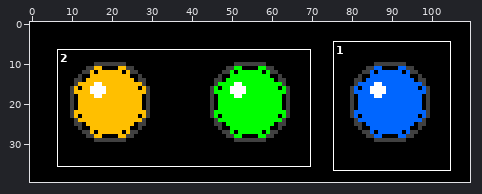
Two states of a animated GIF sprite, assets/images/led/13_all_flash.gif. The picture above shows the old version from afar; the outline marks the close-up.
Close-up. As it was:
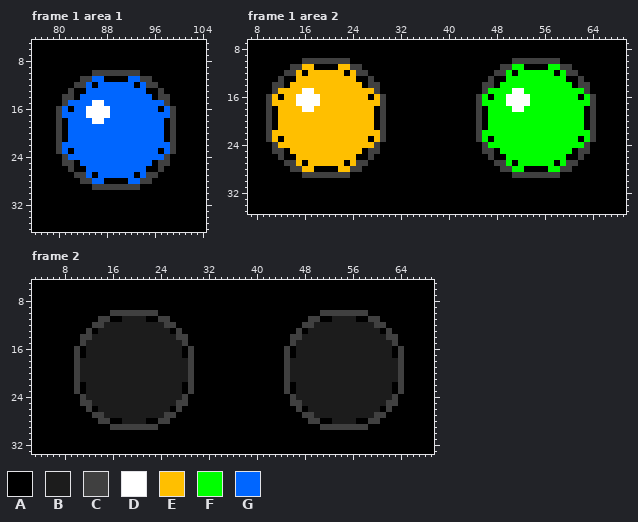
The file is 110x40 pixels, 10 frames. Shown: frame 1 area 1: x 76..104, y 5..36; frame 1 area 2: x 7..69, y 7..35; frame 2: x 3..69, y 5..33. The commit also changed other frames or places, which this record leaves out.
Palette (. is transparent): A #000000  B #1c1c1c  C #404040  D #ffffff  E #ffbf00  F #00ff00  G #0066ff
Now the later version:
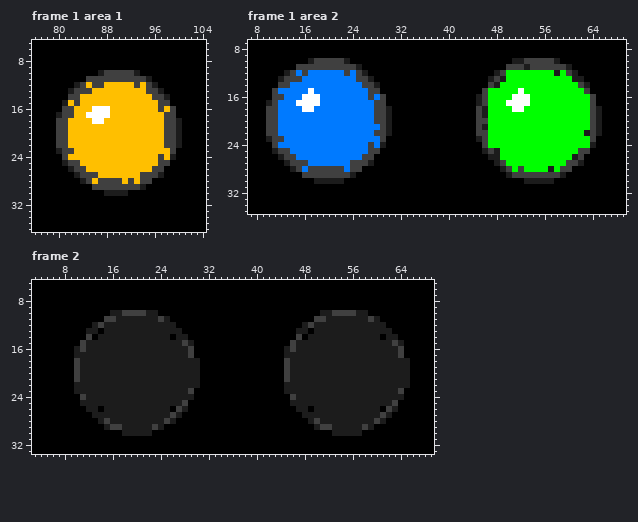
Edits made:
colour E: #ffbf00 -> #007aff
colour G: #0066ff -> #ffbf00
Frame 1 area 1:
y 10: x 86..87 CC -> AB; x 93 C -> B
y 11: x 84 C -> A; x 86..93 GGAAAAGG -> CCCCCCCC; x 95 C -> B
y 12: x 83 C -> B; x 86..87 AG -> CC; x 93 A -> C; x 96 C -> B
y 13: x 82..85 CAAG -> BCCC; x 95..97 AAC -> CCB
y 14: x 81 C -> A; x 83 A -> C; x 96 A -> C; x 98 C -> B
y 15: x 81 C -> B; x 83 G -> C; x 86..87 DD -> GG; x 97 G -> C
y 16: x 80..82 CGA -> ACC; x 85 D -> G; x 97 A -> C
y 17: x 80..82 CGG -> BCC; x 98 G -> C
y 18..21: x 81 A -> C; x 98 A -> C; x 100 A -> B
y 22: x 81 G -> C; x 98 G -> C; x 100 A -> B
y 23: x 80..82 CGA -> BCC; x 97 A -> G
y 24: x 97..99 GCA -> CGB
y 25: x 81 C -> B; x 83 A -> C; x 96 A -> G
y 26: x 82..84 CAA -> BCC; x 95..96 AA -> GC
y 27: x 83 C -> B; x 85..86 GA -> CC; x 93..94 AG -> GC; x 97 A -> B
y 28: x 84 C -> B; x 87..92 GAAAAG -> CCCCGC
y 29: x 94 A -> B
y 30: x 88..91 AAAA -> BBBB
Frame 1 area 2:
y 10: x 16..17 CC -> AB; x 23 C -> B; x 51..52 CC -> BB; x 58 C -> B
y 11: x 14 C -> A; x 16..23 EEAAAAEE -> CCCCCCCC; x 25 C -> B; x 49 C -> A; x 51..58 FFAAAAFF -> CCBCCCCC; x 60 C -> B
y 12: x 13 C -> B; x 16 A -> C; x 23 A -> C; x 26 C -> B; x 48 C -> B; x 51 A -> F; x 58 A -> B; x 61 C -> B
y 13: x 12..15 CAAE -> BCCC; x 25..27 AAC -> CCB; x 47..49 CAA -> BCB; x 60..62 AAC -> FBB
y 14: x 11 C -> A; x 13 A -> C; x 26 A -> C; x 28 C -> B; x 46 C -> A; x 48 A -> B; x 61 A -> F; x 63 C -> B
y 15: x 16 D -> E; x 27 E -> C; x 51 D -> F
y 16: x 10..12 CEA -> ACC; x 15 D -> E; x 27 A -> C; x 45..47 CFA -> BCF; x 50 D -> F; x 62 A -> F
y 17: x 10..11 CE -> BC; x 28 E -> C; x 45..46 CF -> BC
y 18..19: x 11 A -> C; x 28 A -> C; x 30 A -> B; x 46 A -> B; x 63 A -> F; x 65 A -> B
y 20: x 11 A -> C; x 28 A -> C; x 30 A -> B; x 46 A -> C; x 63 A -> F; x 65 A -> B
y 21: x 11 A -> C; x 28 A -> E; x 30 A -> B; x 46 A -> B; x 63 A -> F; x 65 A -> B
y 22: x 11 E -> C; x 28 E -> C; x 30 A -> B; x 46 F -> C; x 63 F -> B; x 65 A -> B
y 23: x 10..12 CEA -> BCC; x 27 A -> E; x 45..47 CFA -> BCF; x 62 A -> F
y 24: x 27..29 ECA -> CEB; x 63..64 CA -> FB
y 25: x 11 C -> B; x 13 A -> C; x 26 A -> E; x 46 C -> B; x 48 A -> B; x 61 A -> F
y 26: x 12..14 CAA -> BCC; x 25..26 AA -> EC; x 47..49 CAA -> BBF; x 60..61 AA -> FB
y 27: x 13 C -> B; x 15..16 EA -> CC; x 23..24 AE -> EC; x 27 A -> B; x 48 C -> B; x 51 A -> F; x 58 A -> F; x 62 A -> B
y 28: x 14 C -> B; x 17..22 EAAAAE -> CCCCCC; x 49 C -> B; x 52..57 FAAAAF -> CFFFFB
y 29: x 24 A -> B; x 50 A -> B; x 59 A -> B
y 30: x 18..22 AAAAA -> BBBBB; x 53..57 AAAAA -> BBBBB
Frame 2:
y 10: x 16..17 CC -> BB; x 22..23 CC -> BB; x 51..52 CC -> BB; x 57..58 CC -> BB
y 11: x 14 C -> A; x 16..17 AA -> CB; x 22..23 AA -> BB; x 25 C -> B; x 49 C -> A; x 51..52 AA -> CB; x 57..58 AA -> BB; x 60 C -> B
y 12: x 13 C -> B; x 25..26 CC -> BB; x 48 C -> B; x 60..61 CC -> BB
y 13: x 12..14 CAB -> BBA; x 26..27 AC -> BB; x 47..49 CAB -> BBA; x 61..62 AC -> BB
y 14: x 11 C -> A; x 13 B -> A; x 26..28 BCC -> ABB; x 46 C -> A; x 48 B -> A; x 61..63 BCC -> ABB
y 15: x 29 A -> B; x 64 A -> B
y 16: x 10..11 CA -> BC; x 28 A -> B; x 45..46 CA -> BC; x 63 A -> B
y 17: x 10..11 CA -> BB; x 28 A -> B; x 45..46 CA -> BB; x 63 A -> B
y 18..21: x 29..30 CA -> BB; x 64..65 CA -> BB
y 22: x 10..11 CA -> BB; x 28..30 ACA -> BBB; x 45..46 CA -> BB; x 63..65 ACA -> BBB
y 23: x 10..11 CA -> BB; x 28 A -> B; x 45..46 CA -> BB; x 63 A -> B
y 24: x 28..29 CA -> BB; x 63..64 CA -> BB
y 25: x 11..12 CC -> BB; x 27 C -> B; x 46..47 CC -> BB; x 62 C -> B
y 26: x 12..14 CAB -> BBA; x 28 A -> B; x 47..49 CAB -> BBA; x 63 A -> B
y 27: x 13..14 CC -> BB; x 25 C -> B; x 27 A -> B; x 48..49 CC -> BB; x 60 C -> B; x 62 A -> B
y 28: x 14 C -> B; x 16..17 AA -> BB; x 22..24 AAC -> BBB; x 26 A -> B; x 49 C -> B; x 51..52 AA -> BB; x 57..59 AAC -> BBB; x 61 A -> B
y 29: x 15 A -> B; x 18..22 CCCCC -> BBBBB; x 24 A -> B; x 50 A -> B; x 53..57 CCCCC -> BBBBB; x 59 A -> B
y 30: x 18..22 AAAAA -> BBBBB; x 53..57 AAAAA -> BBBBB
Changed places in both close-ups, as pixel boxes (x1, y1, x2, y2):
changed: (56, 70, 182, 196)
changed: (266, 58, 392, 184)
changed: (476, 58, 602, 184)
changed: (74, 310, 200, 436)
changed: (284, 310, 410, 436)
